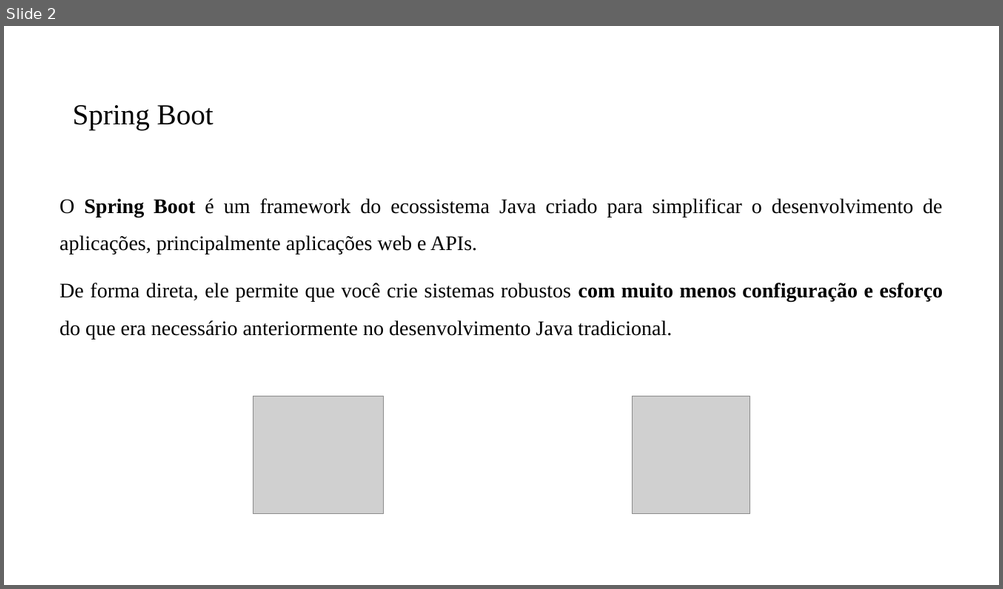
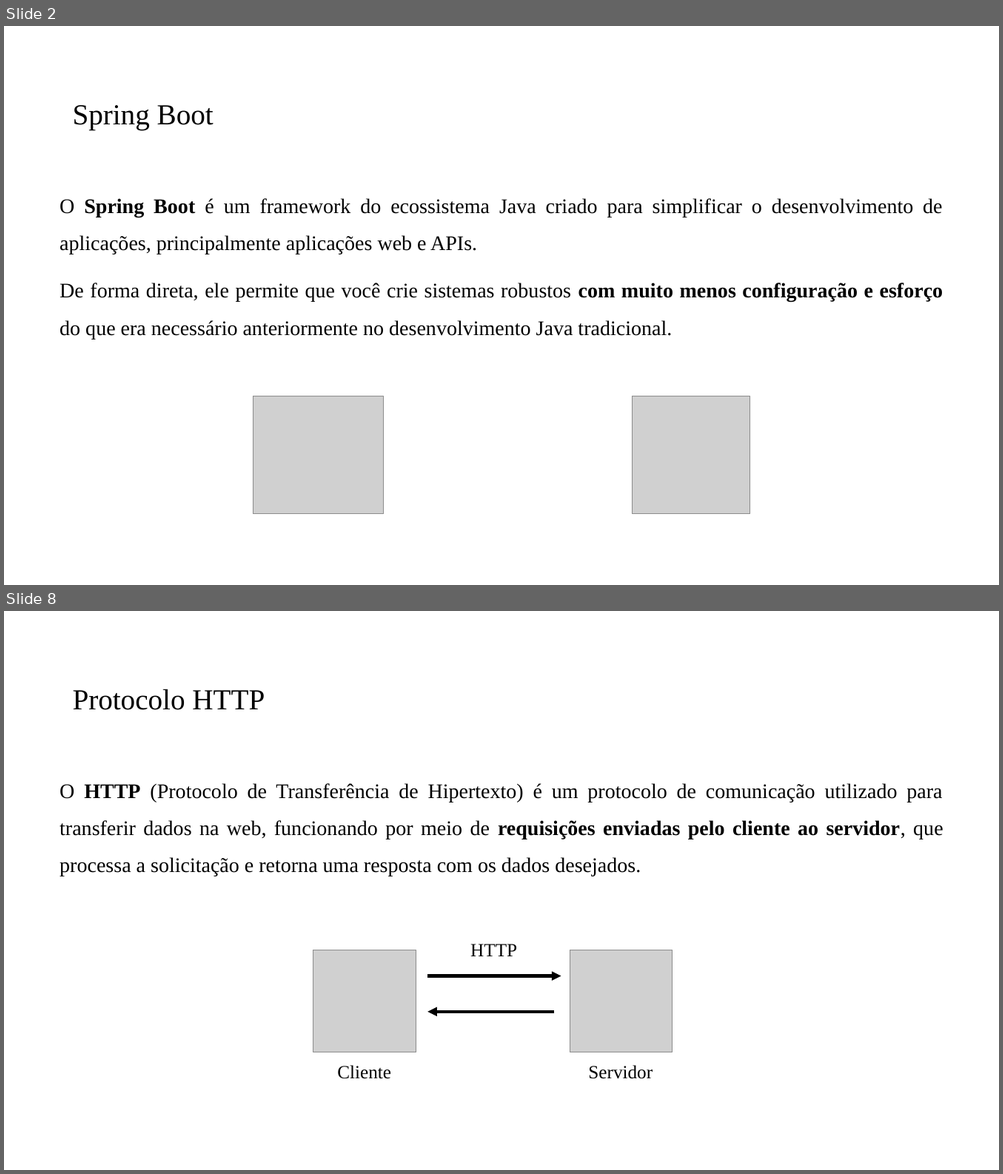
Before and after one commit to PedroMiho/UMC, a slide deck: Projeto de Software e Segurança da Informação - 2026/Projeto de Software/Aula12-Spring Boot/Aula Inaugural - 10 grupos.pptx. Shown one above the other, each under a label of ours: slide 2 before the commit, slides 2 and 8 after it; the slides between them are not shown. The pictures are 1003x589 and 1003x1174 pixels, drawn with LibreOffice and Linux fonts; fonts in the diff are those of the drawing; grey boxes stand for pictures; background and template pictures are left out. Boxes give left, top, right and bottom in pixels: in the first picture for what was removed or moved away, otherwise in the second. Text is boxed around its words. In the diff, an @@ line names an element or a change of style, - is before the commit and + after.

```diff
--- a/Projeto de Software e Segurança da Informação - 2026/Projeto de Software/Aula12-Spring Boot/Aula Inaugural - 10 grupos.pptx
+++ b/Projeto de Software e Segurança da Informação - 2026/Projeto de Software/Aula12-Spring Boot/Aula Inaugural - 10 grupos.pptx
@@ slide 8 added at (4,611,999,1170), background #FFFFFF @@
@@ title added at (73,689,264,710), 28 pt, text #000000 @@
+Protocolo HTTP
@@ text added at (60,783,942,877), 20 pt, text #000000 @@
+O HTTP (Protocolo de Transferência de Hipertexto) é um protocolo de comunicação utilizado para transferir dados na web, funcionando por meio de requisições enviadas pelo cliente ao servidor, que processa a solicitação e retorna uma resposta com os dados desejados.
@@ picture added at (313,950,417,1053) @@
@@ text added at (470,944,517,957), 18 pt, text #000000 @@
+HTTP
@@ picture added at (569,950,672,1053) @@
@@ arrow added from (428, 977) to (560, 977), #000000 3 pt @@
@@ arrow added from (555, 1012) to (428, 1012), #000000 3 pt @@
@@ text added at (337,1065,391,1079), 18 pt, text #000000 @@
+Cliente
@@ text added at (588,1065,652,1079), 18 pt, text #000000 @@
+Servidor
```
Also in this commit, not shown: 10 other slides added, 1 slide removed.
